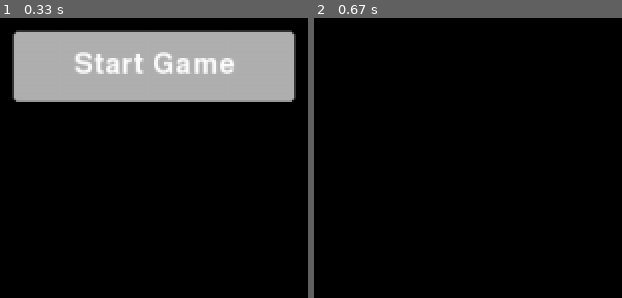
Above: before the commit, frames 1-2 (left to right).
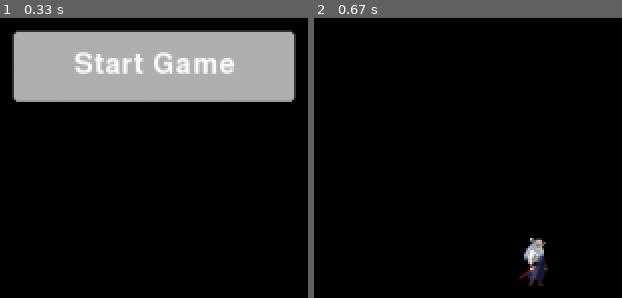
Above: after the commit, the same moments.

Repository: FosterSenpai/PygamePlatformer
Game: pygame game, started from src/main.py
The game is run twice, just before and just after one commit, with the same random seed, the same clock (stepped at 60 frames per second) and the same inputs.
Inputs:
- Up to frame 1 (0.33 s): no input
- Up to frame 2 (0.67 s): click "Start Game" at 0.38 s

Frame 1 is identical in both runs. In frame 2, 1.0% of the frame differs, in the area x 66-76%, y 78-96%.

Commit message:
feat(player) add player sprite loading and drawing functionality; rename jump sprites

Diff:
--- a/src/classes/creatures/player.py
+++ b/src/classes/creatures/player.py
@@ -2,6 +2,7 @@
 import json
 import os
 import time
+import config
 
 class Player:
     def __init__(self, save_file_path=None) -> None:
@@ -9,6 +10,20 @@
         self.score = 0
         self.hp = 100
         self.speed = 10
+
+        # Position
+        self.x = config.WINDOW_WIDTH //2
+        self.y = config.WINDOW_HEIGHT //2
+
+        # Sprite setup
+        self._spritesheet_path = os.path.join(config.SPRITE_PATH,"player")
+        self._sprites = self.load_sprites()
+        self._current_action = "IDLE"
+        self._current_spritesheet = self._sprites[self._current_action]
+        self._frame_index = 0
+        self._is_facing_left = False
+        self._current_frame = self.get_current_frame()
+
         # Update default stats with those from save file
         if save_file_path is not None:
             self.load_from_json(save_file_path)
@@ -66,3 +81,37 @@
             return 'Moving'
 
         return None
+
+    def load_sprites(self):
+        actions = ["AIR ATTACK", "ATTACk 1", "ATTACk 2", "ATTACk 3", "CLIMBING", "DASH", "DEATH",
+                   "DEFEND", "HEALING NO EFFECT", "HEALING", "HURT", "IDLE", "JUMP FALL", "JUMP START",
+                   "JUMP TRANSITION", "JUMP", "RUN", "SPECIAL ATTACK", "THROW", "WALK", "WALL CONTACT",
+                   "WALL JUMP", "WALL SLIDE"]
+        sprites = {}
+        # Store each action and corresponding spritesheet in dict.
+        for action in actions:
+            path = os.path.join(self._spritesheet_path, f"{action}.png")
+            sprites[action] = pygame.image.load(path).convert_alpha()
+        return sprites
+
+    def update(self):
+        # Update current sprite sheet for action.
+        self._current_spritesheet = self._sprites[self._current_action]
+        self._current_frame = self.get_current_frame()
+
+    def get_current_frame(self):
+        # Rectangle for cutting out frame
+        frame_height = 96
+        frame_width = 96
+        frame_rect = pygame.Rect(self._frame_index * frame_width, 0, frame_width, frame_height)
+        frame = self._current_spritesheet.subsurface(frame_rect)
+
+        # Flip frame if facing left
+        if self._is_facing_left:
+            frame = pygame.transform.flip(frame, True, False)
+
+        return frame
+
+
+    def draw(self, surface):
+        surface.blit(self._current_frame, (self.x, self.y))
--- a/src/classes/screens/play_screen.py
+++ b/src/classes/screens/play_screen.py
@@ -45,6 +45,7 @@
         # Prepare Screen
         self._screen.fill(self._bg_colour)
         pygame.display.set_caption(f"Platformer: {self._current_level.name}")
+        self._player.draw(self._screen)
 
         if self.paused:
             # Draw pause overlay
--- a/src/config.py
+++ b/src/config.py
@@ -1,6 +1,7 @@
 # Foster Rae
 # 13/09/2025
 # Config/Settings for game and global variables.
+import os
 
 # Window Settings
 WINDOW_WIDTH = 1280
@@ -9,3 +10,6 @@
 # Layer settings (Which layer sprite is drawn on)
 PLAYER_LAYER = 2
 GROUND_LAYER = 1
+
+# Sprites
+SPRITE_PATH = os.path.join(os.path.dirname(__file__), "../assets/sprites")
Renamed: assets/sprites/player/JUMP-FALL.png -> assets/sprites/player/JUMP FALL.png
Renamed: assets/sprites/player/JUMP-START.png -> assets/sprites/player/JUMP START.png
Renamed: assets/sprites/player/JUMP-TRANSITION.png -> assets/sprites/player/JUMP TRANSITION.png
